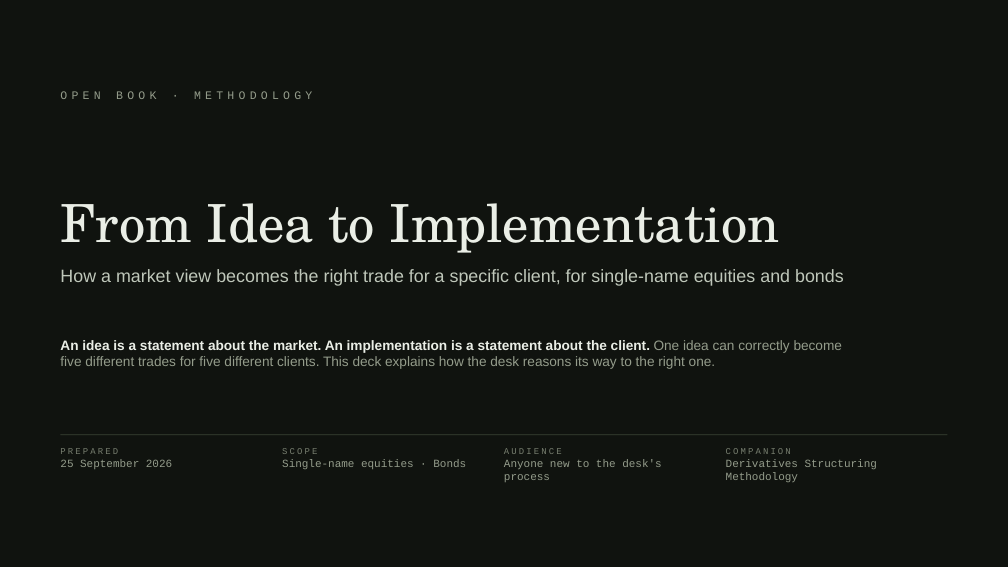
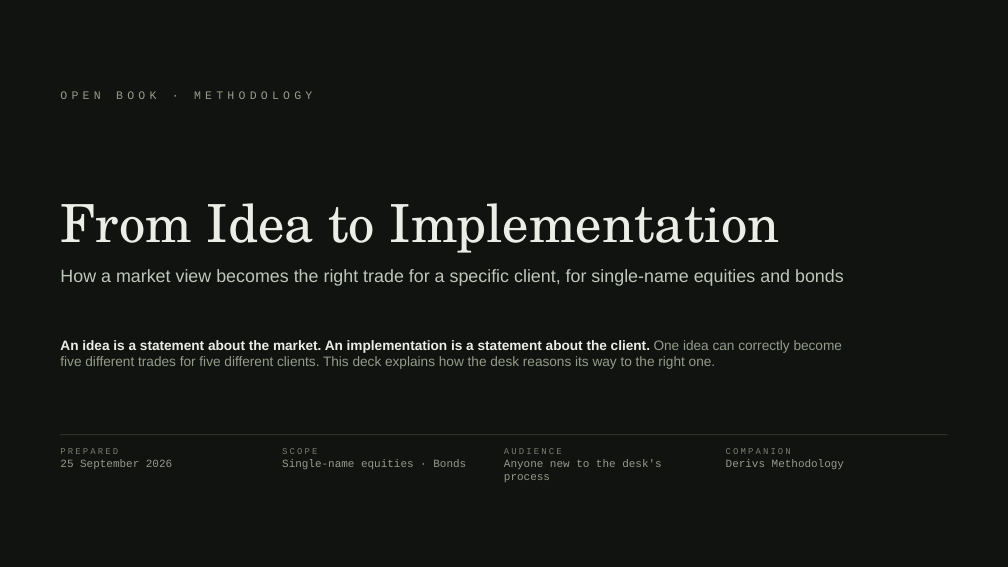
Before and after one commit to harryimposter/Open-Book, a slide deck: slide 1 of decks/From_Idea_to_Implementation.pptx. Drawn at 1008x567 pixels with LibreOffice and Linux fonts; fonts in the diff are those of the drawing. Boxes give left, top, right and bottom in pixels: in the first picture for what was removed or moved away, otherwise in the second. Text is boxed around its words. In the diff, an @@ line names an element or a change of style, - is before the commit and + after.

```diff
--- a/decks/From_Idea_to_Implementation.pptx
+++ b/decks/From_Idea_to_Implementation.pptx
@@ text at box(726, 460, 844, 469): text changed @@
-Derivatives Structuring Methodology
+Derivs Methodology
```
Also in this commit, not shown: 1 other slide changed, 4 other files.
